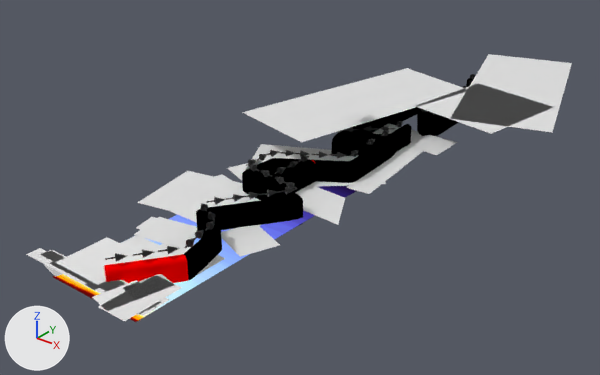
The Blender file Resources/Gust level design.blend as it was, and as the next commit left it.
The view is the same before and after, from a camera (50 mm lens) standing at (0.384, -0.517, 0.296) and looking at (-0.015, -0.018, -0.014). The axes (+X, +Y, +Z) are drawn at lower left. The lights are the same throughout.

Names of what the first picture shows: '2D-Tree-PNG-HD-1933107973', 'BG_V3', 'Circle', 'Clouds.001', 'Clouds.005', 'Clouds.006', 'Clouds.009', 'Clouds.014', 'Clouds.019', 'Clouds.020', 'Clouds.021', 'tree-2d-png-8-705435727'.
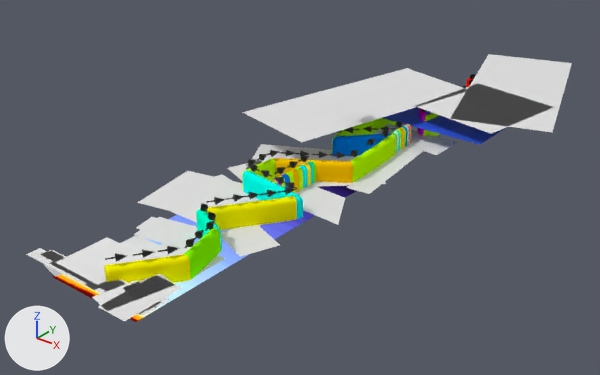
Pixel boxes [x1, y1, x2, y2] of what changed, in the pictures (600 x 375 px):
'Circle', recoloured: [104, 78, 473, 283] in both
'Plane', added (blue): after [383, 107, 507, 144]
'Circle.001', now drawn: after [270, 160, 316, 193]
'Circle.002', now drawn: after [390, 124, 412, 153]

The change, as a diff of the scene's bpy script:
```diff
--- a/Resources/Gust level design.blend.py
+++ b/Resources/Gust level design.blend.py
@@ mat_material_001 @@
 # nodes: BsdfPrincipled, OutputMaterial, SeparateXYZ, TexCoord, ValToRGB
-# colours: black #000000, red #ff0000
+# colours: red #ff0000, green #b9ff00, pink #ff00ff, green #aaff00, blue #0080ff, green #b6ff00, yellow #ffc400, green #bcff00
@@ me_plane @@
+me_plane.from_pydata([(-0.000116, -0.000116, 0.0), (0.000116, -0.000116, 0.0), (-0.000116, 0.000116, 0.0), (0.000116, 0.000116, 0.0)], [], [(0, 1, 3, 2)])
+me_plane.materials.append(mat_material_003)  # blue #2955e7
@@ cu_circle @@
 _sp = cu_circle.splines.new('BEZIER'); _sp.bezier_points.add(13)
 _sp.use_bezier_u = True
-_sp = cu_circle.splines.new('BEZIER'); _sp.bezier_points.add(1)
-_sp.bezier_points.foreach_set('co', [-0.0413, 0.353, 0.0, 0.0413, 0.35, 0.0])
-_sp.bezier_points.foreach_set('handle_left', [-0.0451, 0.353, 0.0, 0.0375, 0.35, 0.0])
-_sp.bezier_points.foreach_set('handle_right', [-0.0375, 0.353, 0.0, 0.0451, 0.349, 0.0])
-for _p, _l, _r in zip(_sp.bezier_points, ['ALIGNED', 'ALIGNED'], ['ALIGNED', 'ALIGNED']): _p.handle_left_type = _l; _p.handle_right_type = _r
-_sp.order_v = 0
-_sp.resolution_v = 0
-_sp.use_endpoint_u = True
-_sp.use_bezier_u = True
-_sp = cu_circle.splines.new('BEZIER'); _sp.bezier_points.add(1)
-_sp.bezier_points.foreach_set('co', [0.0396, 0.183, 0.0, 0.0423, 0.123, 0.0])
-_sp.bezier_points.foreach_set('handle_left', [0.0395, 0.185, 0.0, 0.0422, 0.125, 0.0])
-_sp.bezier_points.foreach_set('handle_right', [0.0398, 0.18, 0.0, 0.0424, 0.12, 0.0])
-for _p, _l, _r in zip(_sp.bezier_points, ['ALIGNED', 'ALIGNED'], ['ALIGNED', 'ALIGNED']): _p.handle_left_type = _l; _p.handle_right_type = _r
-_sp.order_v = 0
-_sp.resolution_v = 0
-_sp.use_endpoint_u = True
-_sp.use_bezier_u = True
-_sp = cu_circle.splines.new('BEZIER'); _sp.bezier_points.add(1)
-_sp.bezier_points.foreach_set('co', [0.00356, -0.159, 0.0, 0.00489, -0.0536, 0.0])
-_sp.bezier_points.foreach_set('handle_left', [0.00349, -0.164, 0.0, 0.00483, -0.0584, 0.0])
-_sp.bezier_points.foreach_set('handle_right', [0.00362, -0.154, 0.0, 0.00495, -0.0488, 0.0])
-for _p, _l, _r in zip(_sp.bezier_points, ['ALIGNED', 'ALIGNED'], ['ALIGNED', 'ALIGNED']): _p.handle_left_type = _l; _p.handle_right_type = _r
-_sp.order_v = 0
-_sp.resolution_v = 0
-_sp.use_endpoint_u = True
-_sp.use_bezier_u = True
 cu_circle.materials.append(mat_material_001)
@@ ob_plane @@
+ob_plane = bpy.data.objects.new('Plane', me_plane)
+ob_plane.location = (0.0317, 0.1581, 0.0148)
+ob_plane.scale = (500.0, 500.0, 500.0)
```
